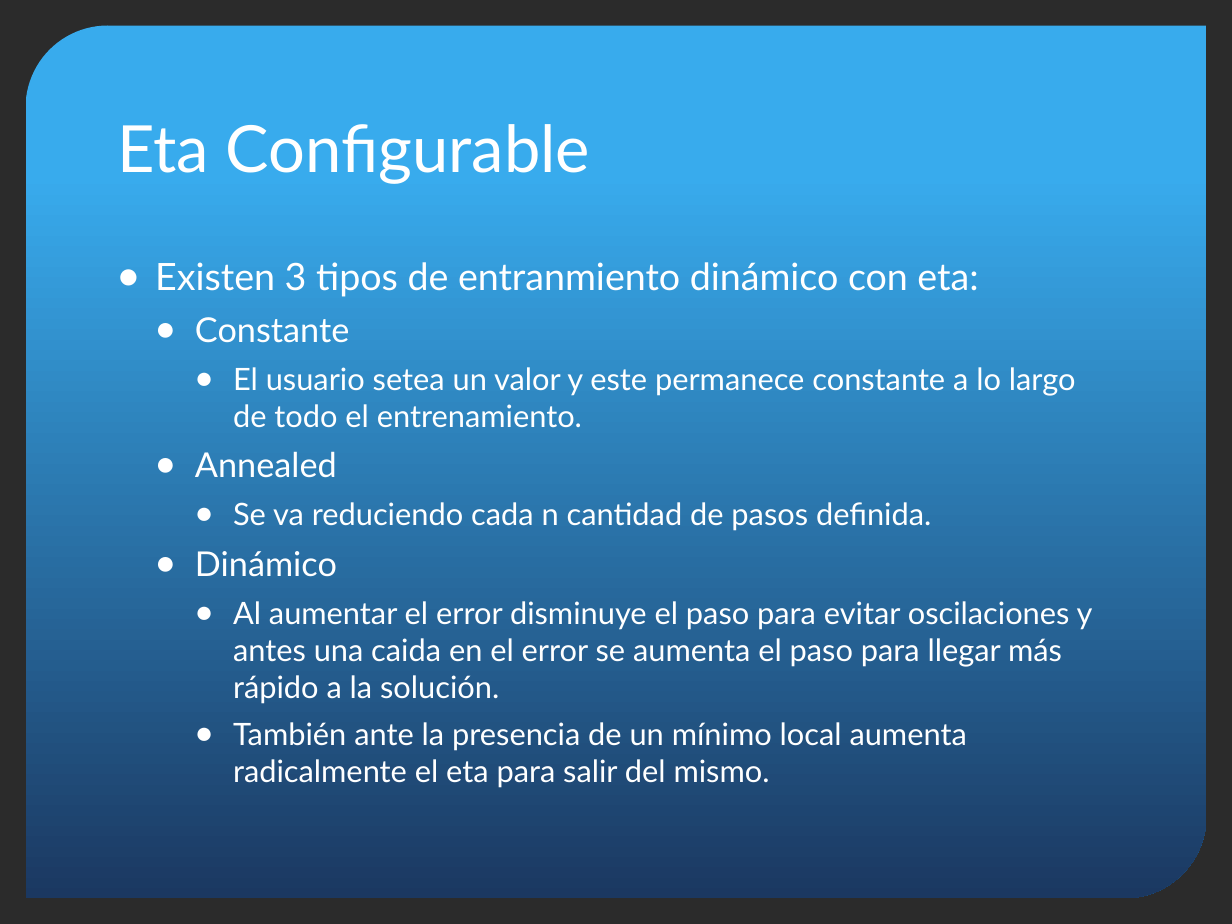
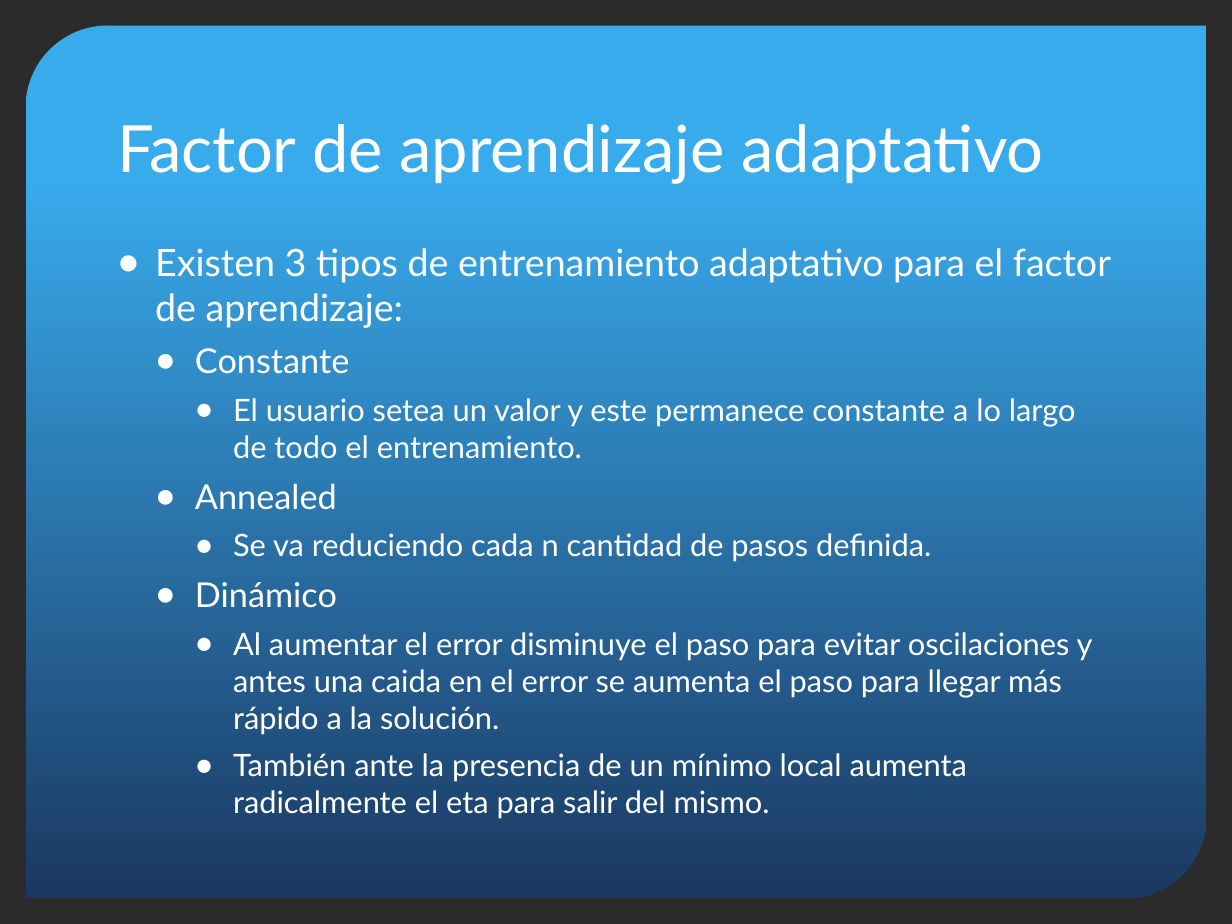
Before and after one commit to joseignaciosg/SIA-TP2, a slide deck: slide 12 of docs/SIA-TP2.pptx. Drawn at 1232x924 pixels with LibreOffice and Linux fonts; fonts in the diff are those of the drawing; background and template pictures are left out; a plain dark background stands for a picture behind light text. Boxes give left, top, right and bottom in pixels: in the first picture for what was removed or moved away, otherwise in the second. Text is boxed around its words. In the diff, an @@ line names an element or a change of style, - is before the commit and + after.

```diff
--- a/docs/SIA-TP2.pptx
+++ b/docs/SIA-TP2.pptx
@@ title at [117, 124, 1044, 184]: text changed @@
-Eta Configurable
+Factor de aprendizaje adaptativo
@@ text "Existen 3 tipos de entrenamiento ...": place and size @@
-text "Existen 3 tipos de entrenamiento ..." at [155, 262, 1093, 788]
+text "Existen 3 tipos de entrenamiento ..." at [155, 248, 1111, 819]
@@ text at [155, 248, 1111, 328]: text changed @@
-● Existen 3 tipos de entranmiento dinámico con eta:
+● Existen 3 tipos de entrenamiento adaptativo para el factor de aprendizaje:
```
Also in this commit, not shown: 4 other slides changed, 4 slides added, 2 slides removed.
